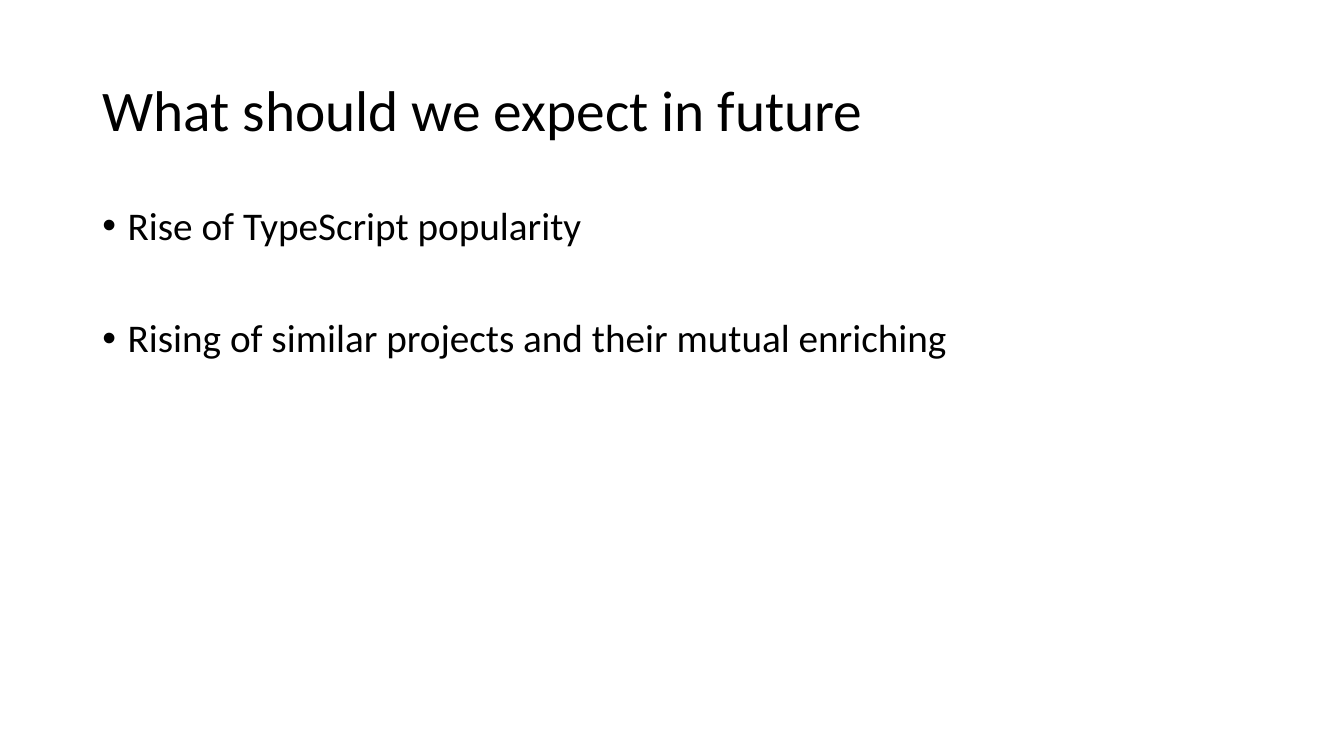
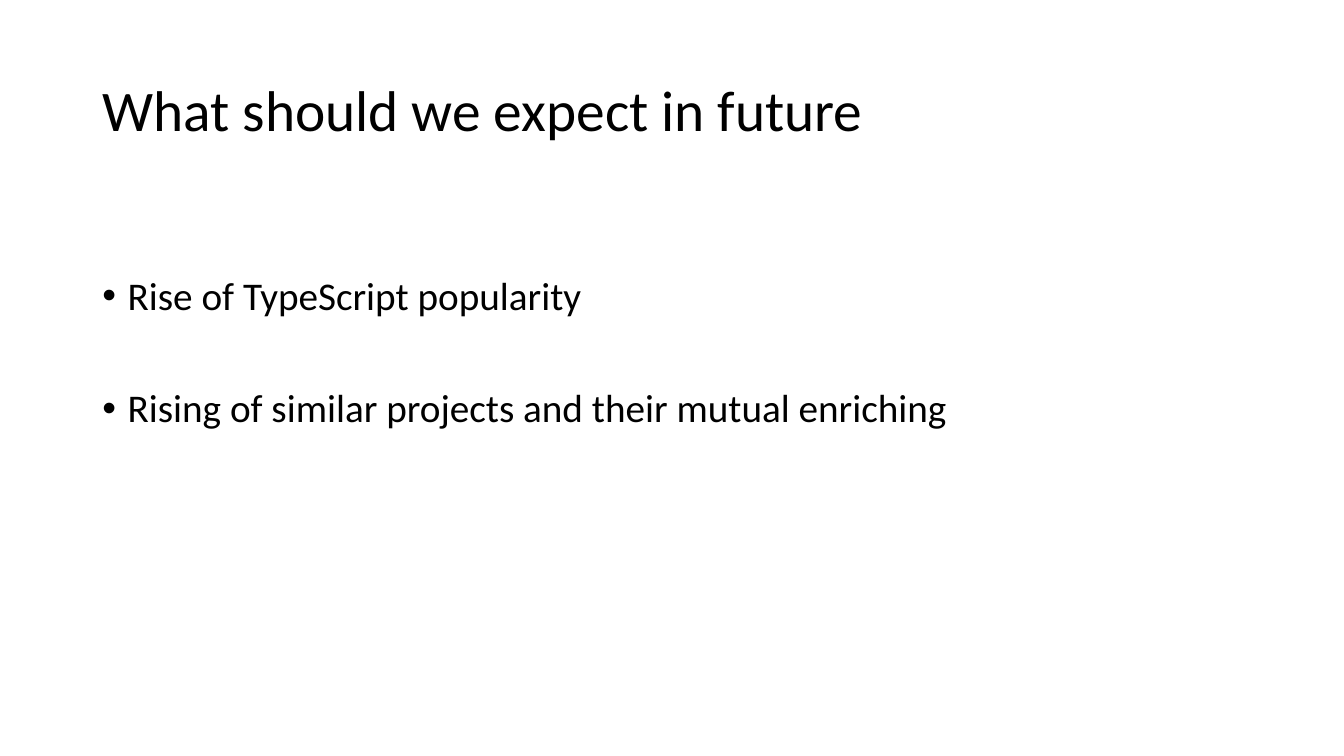
Before and after one commit to vba/presentations, a slide deck: slide 13 of 2015.js/JavaScript trends 2015.pptx. Drawn at 1344x756 pixels with LibreOffice and Linux fonts; fonts in the diff are those of the drawing. Boxes give left, top, right and bottom in pixels: in the first picture for what was removed or moved away, otherwise in the second. Text is boxed around its words. In the diff, an @@ line names an element or a change of style, - is before the commit and + after.

```diff
--- a/2015.js/JavaScript trends 2015.pptx
+++ b/2015.js/JavaScript trends 2015.pptx
@@ text "Rise of TypeScript popularity": place and size @@
-text "Rise of TypeScript popularity" at [128, 212, 947, 359]
+text "Rise of TypeScript popularity" at [128, 282, 947, 429]
```
Also in this commit, not shown: 2 other slides changed.
